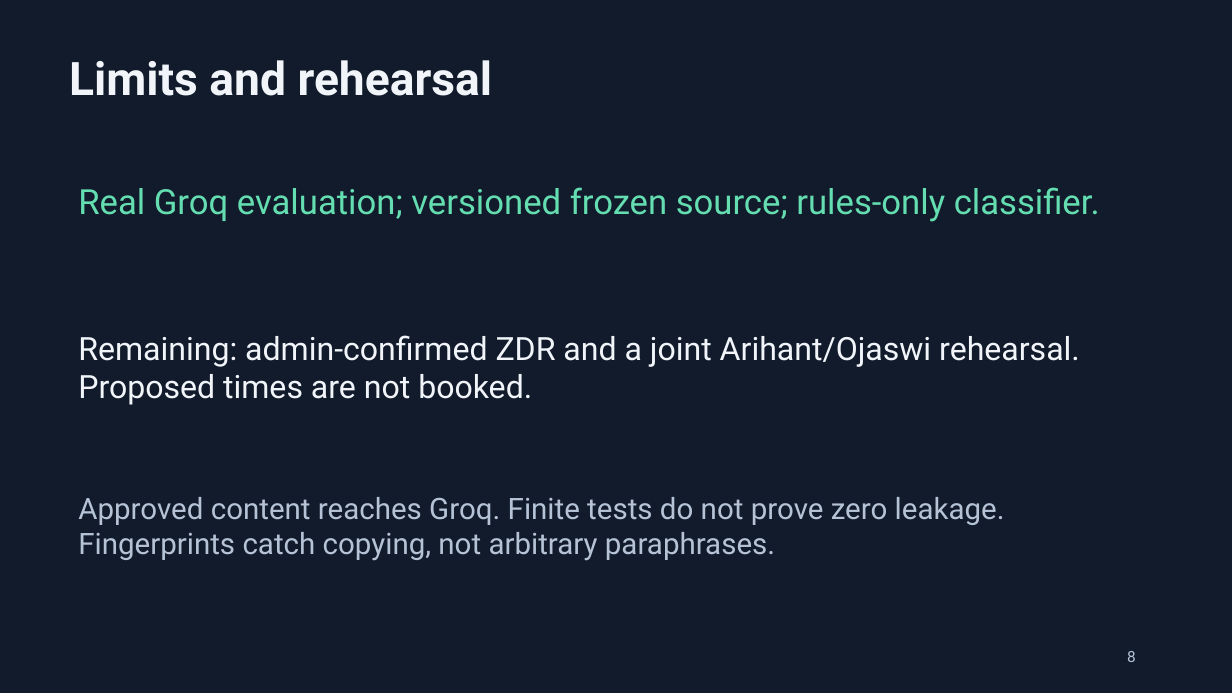
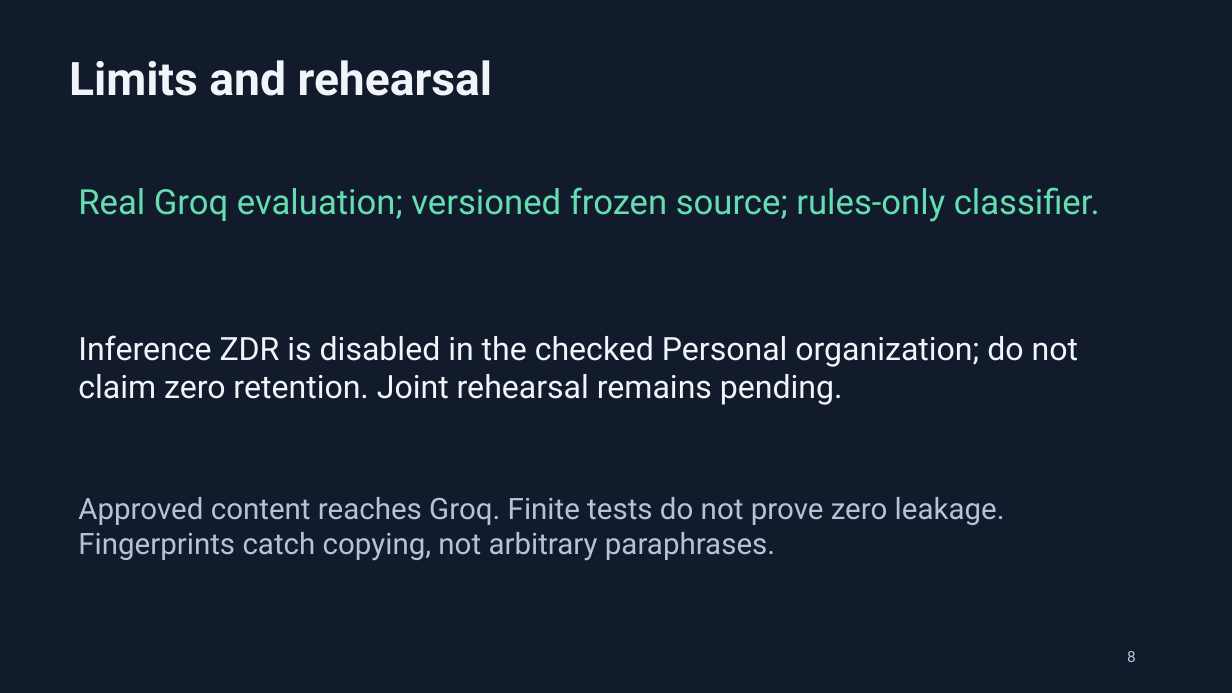
Before and after one commit to TeamElara/Aevia-AI, a slide deck: slide 8 of docs/LeakShield-Freeze-v2.pptx. Drawn at 1232x693 pixels with LibreOffice and Linux fonts; fonts in the diff are those of the drawing. Boxes give left, top, right and bottom in pixels: in the first picture for what was removed or moved away, otherwise in the second. Text is boxed around its words. In the diff, an @@ line names an element or a change of style, - is before the commit and + after.

Commit message:
Record verified disabled ZDR in final deck and rehearsal handoff

```diff
--- a/docs/LeakShield-Freeze-v2.pptx
+++ b/docs/LeakShield-Freeze-v2.pptx
@@ text at box(78, 335, 1078, 405): text changed @@
-Remaining: admin-confirmed ZDR and a joint Arihant/Ojaswi rehearsal. Proposed times are not booked.
+Inference ZDR is disabled in the checked Personal organization; do not claim zero retention. Joint rehearsal remains pending.
```
Also in this commit, not shown: 3 other files.
